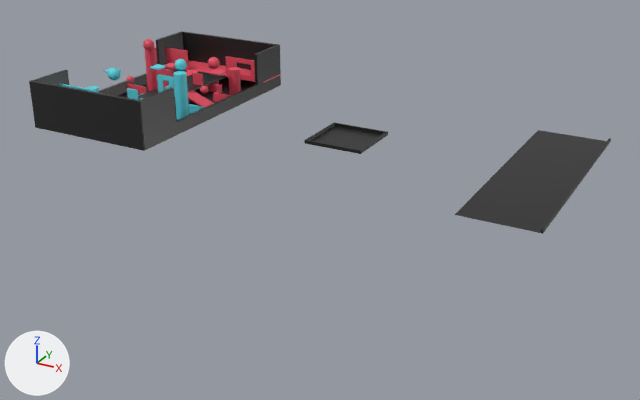
Before and after pictures for a commit that changed the glTF model public/assets/LaserTagArena.glb.
The view is the same before and after, from a 50 mm lens placed at (72.1, -142.0, 57.2), pointed at (-4.8, -2.2, -12.7). The axes (+X, +Y, +Z) are drawn at lower left. The lights are the same throughout. Where no turn or scale is listed for an object, it has been applied to the vertices. Vertices at the same position are counted once.

The older version as bpy lines, for what is in view:
```python
me_cube = bpy.data.meshes.new('Cube')
me_cube.from_pydata(...)  # 3800 vertices, 7392 faces; spans x -51.3..49.9, y -23.4..25.2, z -0.5..11.8
# faces by material slot: [64, 160, 4534, 2622, 12]
me_cube.materials.append(mat_black)  # black #1f1f1f
me_cube.materials.append(mat_black_003)  # black #1f1f1f
me_cube.materials.append(mat_pinkside_003)  # red #e74c60
me_cube.materials.append(mat_material_006)  # cyan #5fd8e7
me_cube.materials.append(mat_material_008)  # red #e74c60
ob_cube = bpy.data.objects.new('Cube', me_cube)
ob_cube.location = (-5.9, 0.0, 0.3)
```
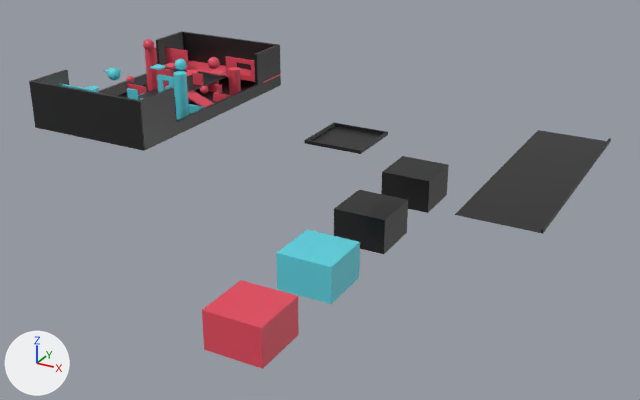
Location of each change, [x1, y1, x2, y2] in pixels of the pictures (640 x 400 px):
'Cube', reshaped (66% taller)
    before: [29, 31, 611, 234]
    after: [29, 31, 611, 369]
part 1 of me_cube, added (black)
    after: [334, 190, 408, 254]
part 2 of me_cube, added (black)
    after: [381, 156, 449, 213]
part 3 of me_cube, added (cyan)
    after: [276, 229, 360, 304]
part 4 of me_cube, added (red)
    after: [202, 280, 299, 369]

What the commit changed:
Material 'Material.009' (mat_material_009) is new.
Its base color is (0.114, 0.689, 0.8) (cyan #5fd8e7).
Material 'Material.005' (mat_material_005) is new.
Its base color is (0.8, 0.0714, 0.117) (red #e74c60).
me_cube has 3800 vertices, 7392 faces and spans x -51.3..49.9, y -23.4..25.2, z -0.5..11.8.
me_cube is used by ob_cube; location (-5.9, 0.0, 0.3).
me_cube part 1: a new loose piece, a box spanning x 0.2..11.7, y 5.5..17.0, z -25.9..-18.2, in mat_black (black #1f1f1f).
me_cube part 2: a new loose piece, a box spanning x 0.2..11.7, y 28.7..40.3, z -25.9..-18.2, in mat_black (black #1f1f1f).
me_cube part 3: a new loose piece, a box spanning x 0.2..11.7, y -17.3..-5.7, z -25.9..-18.2, in mat_material_009 (cyan #5fd8e7).
me_cube part 4: a new loose piece, a box spanning x 0.2..11.7, y -40.7..-29.1, z -25.9..-18.2, in mat_material_005 (red #e74c60).
me_cube now uses material mat_material_009 (cyan #5fd8e7).
me_cube now uses material mat_material_005 (red #e74c60).
